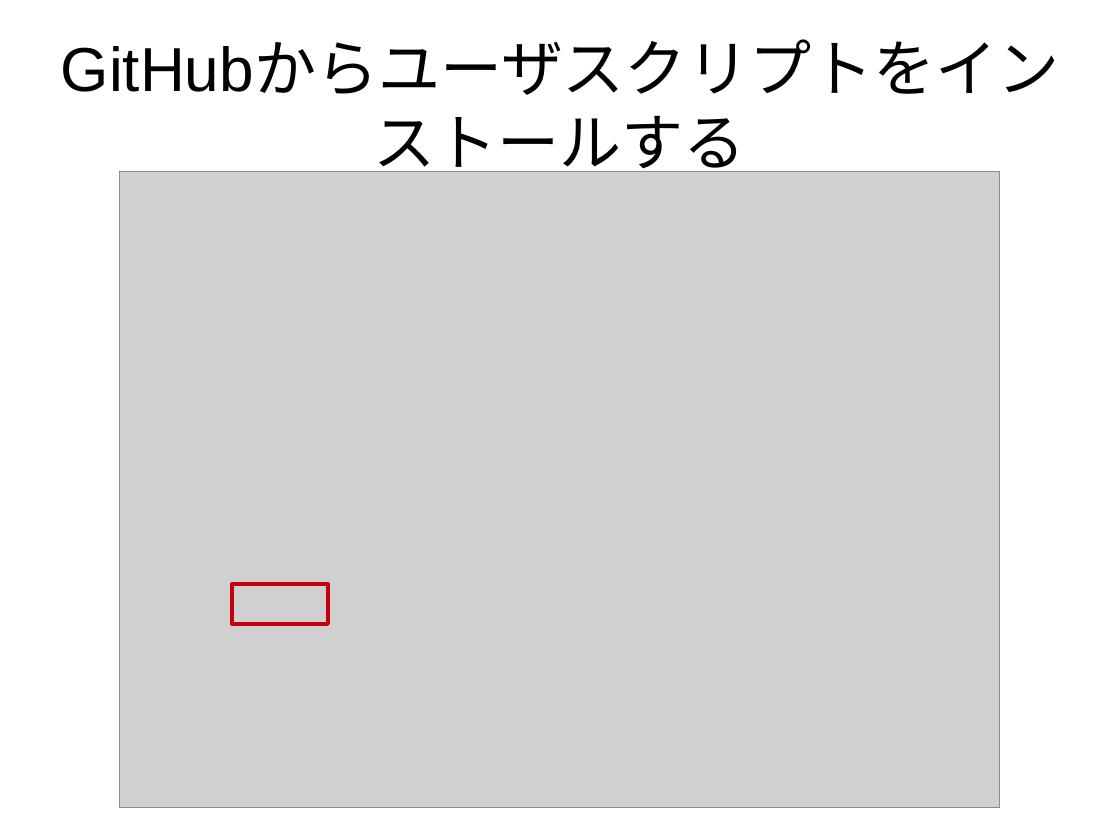
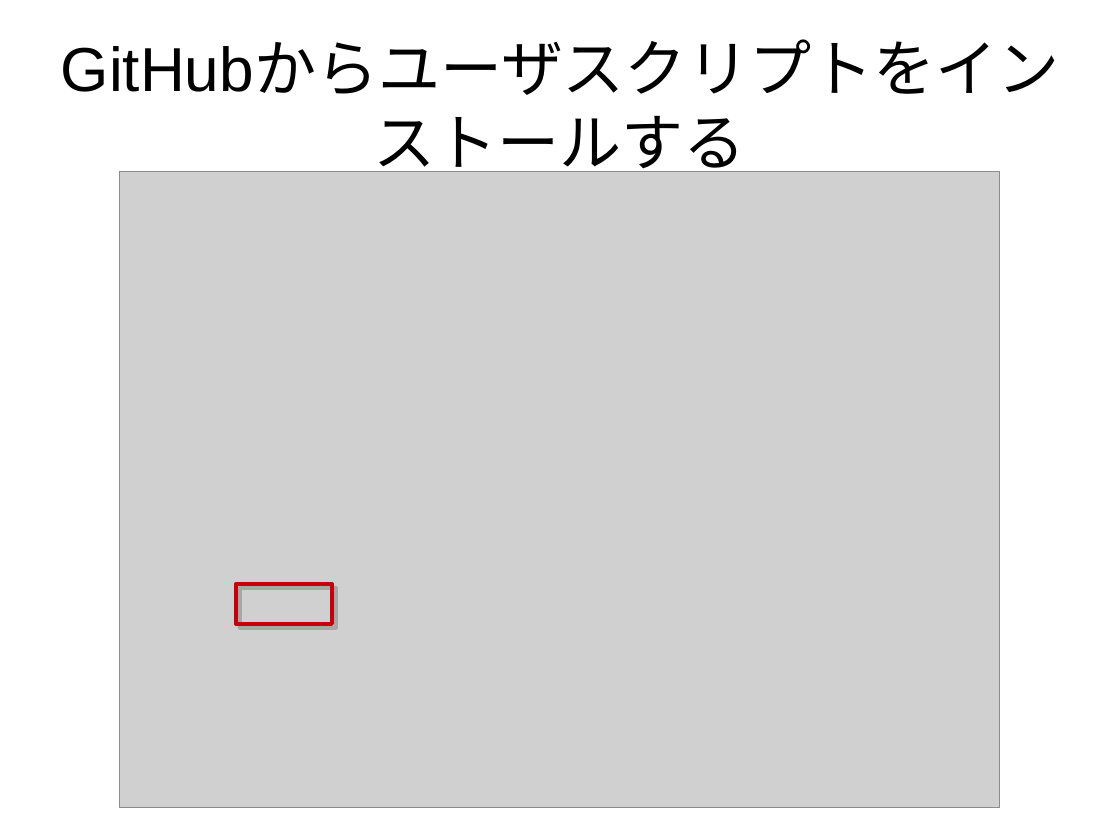
Before and after one commit to vicboss1002/kot_ui, a slide deck: slide 7 of Tampermonkeyユーザスクリプト_デプロイ手順書.odp. Drawn at 1120x840 pixels with LibreOffice and Linux fonts; fonts in the diff are those of the drawing; grey boxes stand for pictures. Boxes give left, top, right and bottom in pixels: in the first picture for what was removed or moved away, otherwise in the second. Text is boxed around its words. In the diff, an @@ line names an element or a change of style, - is before the commit and + after.

Commit message:
デザイン及び手順書を修正、ダイアログをデフォルト非表示から表示に変更

```diff
--- a/Tampermonkeyユーザスクリプト_デプロイ手順書.odp
+++ b/Tampermonkeyユーザスクリプト_デプロイ手順書.odp
@@ rectangle: place and size @@
-rectangle at (232, 584, 327, 624)
+rectangle at (236, 584, 331, 624)
@@ rectangle at (236, 584, 331, 624): shadow on @@
```
Also in this commit, not shown: 2 other slides changed, 2 slides added, 2 slides removed, 2 other files.
